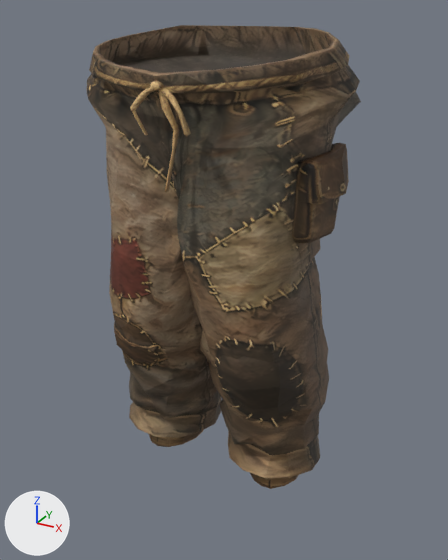
Renders of the glTF model godot-client/assets/actors/native/equipment/humble_frontier_pants_03.glb from each side of a commit.
One viewpoint serves both versions: a 50 mm lens placed at (0.558, -0.948, 1.12), pointed at (0.009, 0.051, 0.621). Lighting does not change. The marker at lower left points along +X, +Y and +Z. The first picture is the older version. Vertices at exactly the same position are counted once.

In view in the first picture: 'Ragged Trousers'.
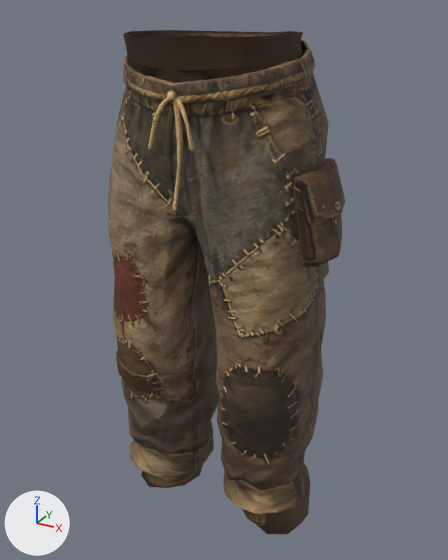
Where the change shows, as pixel boxes (x1, y1, x2, y2) in the pictures (448 x 560 px; the box of a moved part takes in the faces that stretch with it):
'Ragged Trousers', reshaped (13% narrower, 6% taller): before (87, 25, 361, 489); after (108, 33, 345, 526)
'GeneratedLegBacking', added (mostly hidden): after (123, 30, 311, 534)
part 1 of me_ragged_trousers, moved or reshaped: before (250, 473, 298, 489); after (242, 509, 267, 526)
part 2 of me_ragged_trousers, moved or reshaped: before (150, 81, 164, 90); after (167, 91, 177, 101)
part 3 of me_ragged_trousers, moved or reshaped: before (292, 143, 349, 243); after (291, 158, 345, 267)
part 4 of me_ragged_trousers, moved or reshaped: before (87, 25, 361, 478); after (108, 33, 329, 514)

The change in detail:
Material 'Ragged Trousers Backing' (mat_ragged_trousers_backing) is new.
Its base color is (0.0887, 0.0561, 0.0307) (brown #544331).
Its roughness is 1.0.
me_ragged_trousers is used by ob_ragged_trousers; location (0.0, 0.0, 0.0).
me_ragged_trousers had 839 vertices, 1597 faces and spanned x -0.252..0.253, y -0.166..0.206, z 0.184..1.088.
me_ragged_trousers now has 839 vertices, 1597 faces and spans x -0.227..0.248, y -0.134..0.196, z 0.1..1.075.
me_ragged_trousers part 1: the loose piece of 45 vertices spanning x 0.045..0.188, y 0.001..0.155, z 0.184..0.313 is scaled about its middle by (0.883, 0.899, 1.08), then moved by (-0.005, -0.034, -0.079).
me_ragged_trousers part 2: the loose piece of 15 vertices spanning x -0.006..0.013, y -0.156..-0.143, z 1.005..1.019 is scaled about its middle by (0.718, 0.8, 1.08), then moved by (-0.001, 0.041, -0.019).
me_ragged_trousers part 3: the loose piece of 45 vertices spanning x 0.162..0.249, y -0.042..0.114, z 0.754..0.903 is multiplied about its middle by the matrix ((0.884, 0.0, -0.242), (0.0, 0.956, -0.009), (0.0, 0.0, 1.079)), then moved by (0.003, -0.002, -0.033).
me_ragged_trousers part 4: 734 of 839 vertices moved; they spanned x -0.252..0.253, y -0.166..0.206, z 0.184..1.088 and now span x -0.227..0.227, y -0.134..0.196, z 0.1..1.075; mean shift (0.004, -0.01, -0.048); largest move (-0.143, 0.159, 0.184) -> (-0.128, 0.107, 0.1).
Mesh me_generatedlegbacking is new.
It has 860 vertices, 1716 faces and spans x -0.206..0.205, y -0.106..0.168, z 0.05..1.082.
It uses material mat_ragged_trousers_backing (brown #544331).
Object 'GeneratedLegBacking' (ob_generatedlegbacking) is new; it shows me_generatedlegbacking.
Its location is (0.0, 0.0, 0.0).
